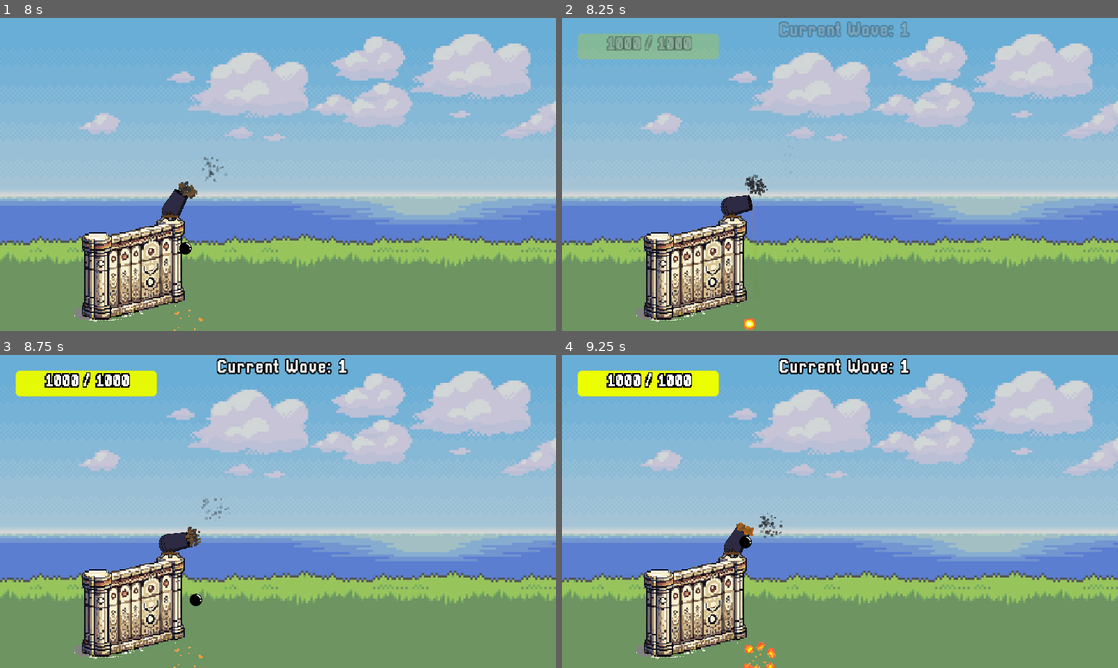
Above: before the commit, frames 1-4 (two rows, left to right).
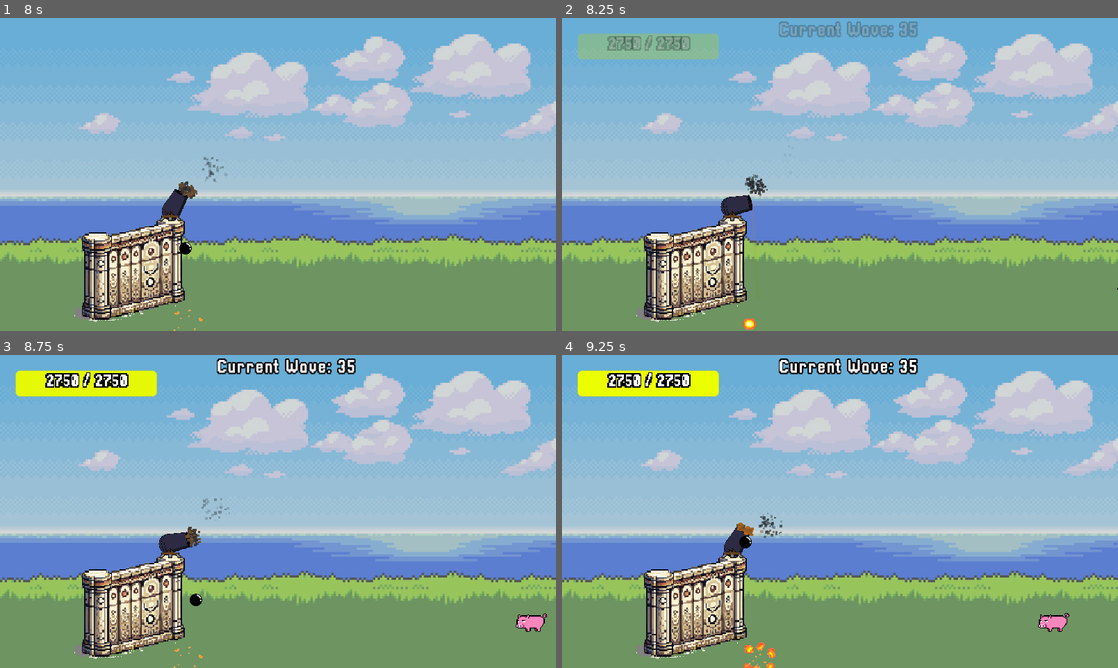
Above: after the commit, the same moments.

Repository: GabrFelps/Protect-LABIRAS
Game: Godot game, scene res://scenes/menu.tscn
Same seed, same stepped clock (60 frames per second), same inputs: the game is played once before the commit and once after it.
Inputs (mouse positions are in pixels of both pictures, inside the frame that each line leads up to):
- Up to frame 1 (8 s): move the mouse to (400, 158) at 0.52 s; click (400, 158) at 0.67 s; move the mouse to (166, 190) at 1.27 s; click (166, 190) at 1.42 s; move the mouse to (333, 105) at 2.02 s; click (333, 105) at 2.17 s; move the mouse to (250, 237) at 2.77 s; click (250, 237) at 2.92 s; click "START" at 3.5 s; click "START" at 4.25 s; move the mouse to (444, 221) at 5.02 s; click (444, 221) at 5.17 s; move the mouse to (111, 127) at 5.77 s; click (111, 127) at 5.92 s; move the mouse to (305, 174) at 6.52 s; click (305, 174) at 6.67 s; move the mouse to (194, 96) at 7.27 s; click (194, 96) at 7.42 s
- Up to frame 2 (8.25 s): move the mouse to (962, 158) at 8.02 s; click (962, 158) at 8.17 s
- Up to frame 3 (8.75 s): no input
- Up to frame 4 (9.25 s): move the mouse to (728, 527) at 8.77 s; click (728, 527) at 8.92 s

Frame 1 is identical in both runs. In frame 2, 0.4% of the frame differs, in the area x 8-100%, y 1-87%; in frame 3, 0.6%, in the area x 8-99%, y 1-89%; in frame 4, 0.6%.

Commit message:
feat: todos os sprites devidamente colocados dentro do jogo com suas colisôes

Diff:
--- a/game/scenes/enemies/agiota.tscn
+++ b/game/scenes/enemies/agiota.tscn
@@ -1,11 +1,66 @@
-[gd_scene load_steps=4 format=3 uid="uid://p146lm18vr6t"]
+[gd_scene load_steps=14 format=3 uid="uid://p146lm18vr6t"]
 
 [ext_resource type="Script" path="res://scripts/enemy.gd" id="1_l7l3k"]
 [ext_resource type="PackedScene" uid="uid://cd53iuowivrno" path="res://scenes/death_particle.tscn" id="2_mbe1m"]
+[ext_resource type="Texture2D" uid="uid://cmmjknx4xchgr" path="res://assets/Enemy/presidente.png" id="3_6bj6j"]
+[ext_resource type="PackedScene" uid="uid://bgd63dkfb34m0" path="res://scenes/enemy_hitbox.tscn" id="4_5xquv"]
+
+[sub_resource type="AtlasTexture" id="AtlasTexture_00y3w"]
+atlas = ExtResource("3_6bj6j")
+region = Rect2(0, 0, 64, 64)
+
+[sub_resource type="AtlasTexture" id="AtlasTexture_ptp86"]
+atlas = ExtResource("3_6bj6j")
+region = Rect2(64, 0, 64, 64)
+
+[sub_resource type="AtlasTexture" id="AtlasTexture_u4g6g"]
+atlas = ExtResource("3_6bj6j")
+region = Rect2(0, 64, 64, 64)
+
+[sub_resource type="AtlasTexture" id="AtlasTexture_w0nc4"]
+atlas = ExtResource("3_6bj6j")
+region = Rect2(64, 64, 64, 64)
+
+[sub_resource type="AtlasTexture" id="AtlasTexture_310d2"]
+atlas = ExtResource("3_6bj6j")
+region = Rect2(0, 128, 64, 64)
+
+[sub_resource type="AtlasTexture" id="AtlasTexture_0r3c6"]
+atlas = ExtResource("3_6bj6j")
+region = Rect2(64, 128, 64, 64)
+
+[sub_resource type="SpriteFrames" id="SpriteFrames_lvis4"]
+animations = [{
+"frames": [{
+"duration": 1.0,
+"texture": SubResource("AtlasTexture_00y3w")
+}, {
+"duration": 1.0,
+"texture": SubResource("AtlasTexture_ptp86")
+}, {
+"duration": 1.0,
+"texture": SubResource("AtlasTexture_u4g6g")
+}, {
+"duration": 1.0,
+"texture": SubResource("AtlasTexture_w0nc4")
+}, {
+"duration": 1.0,
+"texture": SubResource("AtlasTexture_310d2")
+}, {
+"duration": 1.0,
+"texture": SubResource("AtlasTexture_0r3c6")
+}],
+"loop": true,
+"name": &"default",
+"speed": 8.0
+}]
 
 [sub_resource type="CapsuleShape2D" id="CapsuleShape2D_0mweq"]
 radius = 2.48514
-height = 17.0933
+height = 8.42625
+
+[sub_resource type="CapsuleShape2D" id="CapsuleShape2D_4yqqm"]
+radius = 9.24091
 
 [node name="Enemy" type="CharacterBody2D"]
 collision_layer = 2
@@ -15,29 +70,19 @@
 deathParticle = ExtResource("2_mbe1m")
 my_key = "agiota"
 
-[node name="ColorRect" type="ColorRect" parent="."]
-offset_left = -15.0
-offset_top = -68.0
-offset_right = 10.0
-offset_bottom = 57.0
-
 [node name="Sprite" type="AnimatedSprite2D" parent="."]
 texture_filter = 1
 scale = Vector2(2, 2)
+sprite_frames = SubResource("SpriteFrames_lvis4")
 autoplay = "default"
-
-[node name="Hitbox" type="Area2D" parent="."]
-collision_layer = 0
-collision_mask = 4
-
-[node name="CollisionShape2D" type="CollisionShape2D" parent="Hitbox"]
+frame_progress = 0.332739
 
 [node name="Hurtbox" type="Area2D" parent="."]
 collision_layer = 2
 collision_mask = 0
 
 [node name="CollisionShape2D" type="CollisionShape2D" parent="Hurtbox"]
-position = Vector2(-5, -4)
+position = Vector2(-1, -2)
 scale = Vector2(8.04785, 8.30737)
 shape = SubResource("CapsuleShape2D_0mweq")
 
@@ -46,3 +91,12 @@
 offset_top = -117.0
 offset_right = 14.0
 offset_bottom = -94.0
+
+[node name="Hitbox" parent="." instance=ExtResource("4_5xquv")]
+
+[node name="CollisionShape2D" parent="Hitbox" index="0"]
+position = Vector2(-1, -2)
+scale = Vector2(2.59715, 2.59715)
+shape = SubResource("CapsuleShape2D_4yqqm")
+
+[editable path="Hitbox"]
--- a/game/scenes/enemies/amostradinho.tscn
+++ b/game/scenes/enemies/amostradinho.tscn
@@ -1,11 +1,70 @@
-[gd_scene load_steps=4 format=3 uid="uid://brmmcsijpjegk"]
+[gd_scene load_steps=14 format=3 uid="uid://brmmcsijpjegk"]
 
 [ext_resource type="Script" path="res://scripts/enemy.gd" id="1_3seoq"]
 [ext_resource type="PackedScene" uid="uid://cd53iuowivrno" path="res://scenes/death_particle.tscn" id="2_l2qie"]
+[ext_resource type="Texture2D" uid="uid://ch0j8dbg8cxwm" path="res://assets/Enemy/amostradinho.png" id="3_o6fhn"]
+[ext_resource type="PackedScene" uid="uid://bgd63dkfb34m0" path="res://scenes/enemy_hitbox.tscn" id="4_hrqvh"]
+
+[sub_resource type="AtlasTexture" id="AtlasTexture_jnokl"]
+atlas = ExtResource("3_o6fhn")
+region = Rect2(0, 0, 128, 128)
+
+[sub_resource type="AtlasTexture" id="AtlasTexture_lopjb"]
+atlas = ExtResource("3_o6fhn")
+region = Rect2(128, 0, 128, 128)
+
+[sub_resource type="AtlasTexture" id="AtlasTexture_fdchf"]
+atlas = ExtResource("3_o6fhn")
+region = Rect2(0, 128, 128, 128)
+
+[sub_resource type="AtlasTexture" id="AtlasTexture_8r20m"]
+atlas = ExtResource("3_o6fhn")
+region = Rect2(128, 128, 128, 128)
+
+[sub_resource type="AtlasTexture" id="AtlasTexture_2j3xf"]
+atlas = ExtResource("3_o6fhn")
+region = Rect2(0, 256, 128, 128)
+
+[sub_resource type="AtlasTexture" id="AtlasTexture_mig3c"]
+atlas = ExtResource("3_o6fhn")
+region = Rect2(128, 256, 128, 128)
+
+[sub_resource type="SpriteFrames" id="SpriteFrames_aywlj"]
+animations = [{
+"frames": [{
+"duration": 1.0,
+"texture": SubResource("AtlasTexture_jnokl")
+}, {
+"duration": 1.0,
+"texture": SubResource("AtlasTexture_lopjb")
+}, {
+"duration": 1.0,
+"texture": SubResource("AtlasTexture_fdchf")
+}, {
+"duration": 1.0,
+"texture": SubResource("AtlasTexture_8r20m")
+}, {
+"duration": 1.0,
+"texture": SubResource("AtlasTexture_2j3xf")
+}, {
+"duration": 1.0,
+"texture": SubResource("AtlasTexture_mig3c")
+}, {
+"duration": 1.0,
+"texture": SubResource("AtlasTexture_lopjb")
+}],
+"loop": true,
+"name": &"default",
+"speed": 5.0
+}]
 
 [sub_resource type="CapsuleShape2D" id="CapsuleShape2D_0mweq"]
-radius = 2.48514
-height = 17.0933
+radius = 3.10642
+height = 16.0047
+
+[sub_resource type="CapsuleShape2D" id="CapsuleShape2D_ol7t7"]
+radius = 28.9549
+height = 139.045
 
 [node name="Enemy" type="CharacterBody2D"]
 collision_layer = 2
@@ -15,29 +74,21 @@
 deathParticle = ExtResource("2_l2qie")
 my_key = "amostradinho"
 
-[node name="ColorRect" type="ColorRect" parent="."]
-offset_left = -15.0
-offset_top = -68.0
-offset_right = 10.0
-offset_bottom = 57.0
-
 [node name="Sprite" type="AnimatedSprite2D" parent="."]
 texture_filter = 1
-scale = Vector2(2, 2)
+position = Vector2(8, 3)
+scale = Vector2(1.3446, 1.3446)
+sprite_frames = SubResource("SpriteFrames_aywlj")
 autoplay = "default"
-
-[node name="Hitbox" type="Area2D" parent="."]
-collision_layer = 0
-collision_mask = 4
-
-[node name="CollisionShape2D" type="CollisionShape2D" parent="Hitbox"]
+frame_progress = 0.0137444
 
 [node name="Hurtbox" type="Area2D" parent="."]
 collision_layer = 2
 collision_mask = 0
 
 [node name="CollisionShape2D" type="CollisionShape2D" parent="Hurtbox"]
-position = Vector2(-5, -4)
+position = Vector2(-2, -3)
+rotation = -0.357334
 scale = Vector2(8.04785, 8.30737)
 shape = SubResource("CapsuleShape2D_0mweq")
 
@@ -46,3 +97,12 @@
 offset_top = -117.0
 offset_right = 14.0
 offset_bottom = -94.0
+
+[node name="Hitbox" parent="." instance=ExtResource("4_hrqvh")]
+
+[node name="CollisionShape2D" parent="Hitbox" index="0"]
+position = Vector2(-1, -3)
+rotation = -0.375051
+shape = SubResource("CapsuleShape2D_ol7t7")
+
+[editable path="Hitbox"]
--- a/game/scenes/enemies/carteira.tscn
+++ b/game/scenes/enemies/carteira.tscn
@@ -1,11 +1,65 @@
-[gd_scene load_steps=4 format=3 uid="uid://brloq216b8fra"]
+[gd_scene load_steps=14 format=3 uid="uid://brloq216b8fra"]
 
 [ext_resource type="Script" path="res://scripts/enemy.gd" id="1_51s53"]
 [ext_resource type="PackedScene" uid="uid://cd53iuowivrno" path="res://scenes/death_particle.tscn" id="2_fdy04"]
+[ext_resource type="Texture2D" uid="uid://ckl2c8pcmhw45" path="res://assets/Enemy/carteira_de_trabalho.png" id="3_ghol5"]
+[ext_resource type="PackedScene" uid="uid://bgd63dkfb34m0" path="res://scenes/enemy_hitbox.tscn" id="4_payai"]
 
-[sub_resource type="CapsuleShape2D" id="CapsuleShape2D_0mweq"]
-radius = 2.48514
-height = 17.0933
+[sub_resource type="AtlasTexture" id="AtlasTexture_w2hah"]
+atlas = ExtResource("3_ghol5")
+region = Rect2(0, 0, 64, 64)
+
+[sub_resource type="AtlasTexture" id="AtlasTexture_fxr0c"]
+atlas = ExtResource("3_ghol5")
+region = Rect2(64, 0, 64, 64)
+
+[sub_resource type="AtlasTexture" id="AtlasTexture_qpxy6"]
+atlas = ExtResource("3_ghol5")
+region = Rect2(0, 64, 64, 64)
+
+[sub_resource type="AtlasTexture" id="AtlasTexture_338ja"]
+atlas = ExtResource("3_ghol5")
+region = Rect2(64, 64, 64, 64)
+
+[sub_resource type="AtlasTexture" id="AtlasTexture_0h4u8"]
+atlas = ExtResource("3_ghol5")
+region = Rect2(0, 128, 64, 64)
+
+[sub_resource type="AtlasTexture" id="AtlasTexture_2yy5u"]
+atlas = ExtResource("3_ghol5")
+region = Rect2(64, 128, 64, 64)
+
+[sub_resource type="SpriteFrames" id="SpriteFrames_ftsnh"]
+animations = [{
+"frames": [{
+"duration": 1.0,
+"texture": SubResource("AtlasTexture_w2hah")
+}, {
+"duration": 1.0,
+"texture": SubResource("AtlasTexture_fxr0c")
+}, {
+"duration": 1.0,
+"texture": SubResource("AtlasTexture_qpxy6")
+}, {
+"duration": 1.0,
+"texture": SubResource("AtlasTexture_338ja")
+}, {
+"duration": 1.0,
+"texture": SubResource("AtlasTexture_0h4u8")
+}, {
+"duration": 1.0,
+"texture": SubResource("AtlasTexture_2yy5u")
+}],
+"loop": true,
+"name": &"default",
+"speed": 10.0
+}]
+
+[sub_resource type="RectangleShape2D" id="RectangleShape2D_wknxk"]
+size = Vector2(9.81629, 12.6394)
+
+[sub_resource type="RectangleShape2D" id="RectangleShape2D_nbrjq"]
+size = Vector2(16.0522, 20)
 
 [node name="Enemy" type="CharacterBody2D"]
 collision_layer = 2
@@ -15,34 +69,33 @@
 deathParticle = ExtResource("2_fdy04")
 my_key = "carteira"
 
-[node name="ColorRect" type="ColorRect" parent="."]
-offset_left = -15.0
-offset_top = -68.0
-offset_right = 10.0
-offset_bottom = 57.0
-
 [node name="Sprite" type="AnimatedSprite2D" parent="."]
 texture_filter = 1
 scale = Vector2(2, 2)
+sprite_frames = SubResource("SpriteFrames_ftsnh")
 autoplay = "default"
-
-[node name="Hitbox" type="Area2D" parent="."]
-collision_layer = 0
-collision_mask = 4
-
-[node name="CollisionShape2D" type="CollisionShape2D" parent="Hitbox"]
+frame_progress = 0.633417
 
 [node name="Hurtbox" type="Area2D" parent="."]
 collision_layer = 2
 collision_mask = 0
 
 [node name="CollisionShape2D" type="CollisionShape2D" parent="Hurtbox"]
-position = Vector2(-5, -4)
+position = Vector2(-2.5, -0.500001)
 scale = Vector2(8.04785, 8.30737)
-shape = SubResource("CapsuleShape2D_0mweq")
+shape = SubResource("RectangleShape2D_wknxk")
 
 [node name="Label" type="Label" parent="."]
 offset_left = -26.0
 offset_top = -117.0
 offset_right = 14.0
 offset_bottom = -94.0
+
+[node name="Hitbox" parent="." instance=ExtResource("4_payai")]
+
+[node name="CollisionShape2D" parent="Hitbox" index="0"]
+position = Vector2(-1, 0)
+scale = Vector2(5.85588, 5.85588)
+shape = SubResource("RectangleShape2D_nbrjq")
+
+[editable path="Hitbox"]
--- a/game/scenes/enemies/corrupto.tscn
+++ b/game/scenes/enemies/corrupto.tscn
@@ -1,11 +1,67 @@
-[gd_scene load_steps=4 format=3 uid="uid://bk11gw05p2oek"]
+[gd_scene load_steps=14 format=3 uid="uid://bk11gw05p2oek"]
 
 [ext_resource type="Script" path="res://scripts/enemy.gd" id="1_ilq8d"]
 [ext_resource type="PackedScene" uid="uid://cd53iuowivrno" path="res://scenes/death_particle.tscn" id="2_tdr6l"]
+[ext_resource type="Texture2D" uid="uid://cmmjknx4xchgr" path="res://assets/Enemy/presidente.png" id="3_oqrae"]
+[ext_resource type="PackedScene" uid="uid://bgd63dkfb34m0" path="res://scenes/enemy_hitbox.tscn" id="4_d833k"]
+
+[sub_resource type="AtlasTexture" id="AtlasTexture_b1e4a"]
+atlas = ExtResource("3_oqrae")
+region = Rect2(0, 0, 64, 64)
+
+[sub_resource type="AtlasTexture" id="AtlasTexture_n4yio"]
+atlas = ExtResource("3_oqrae")
+region = Rect2(64, 0, 64, 64)
+
+[sub_resource type="AtlasTexture" id="AtlasTexture_yoxvw"]
+atlas = ExtResource("3_oqrae")
+region = Rect2(0, 64, 64, 64)
+
+[sub_resource type="AtlasTexture" id="AtlasTexture_vrlxe"]
+atlas = ExtResource("3_oqrae")
+region = Rect2(64, 64, 64, 64)
+
+[sub_resource type="AtlasTexture" id="AtlasTexture_axf1y"]
+atlas = ExtResource("3_oqrae")
+region = Rect2(0, 128, 64, 64)
+
+[sub_resource type="AtlasTexture" id="AtlasTexture_cuner"]
+atlas = ExtResource("3_oqrae")
+region = Rect2(64, 128, 64, 64)
+
+[sub_resource type="SpriteFrames" id="SpriteFrames_dl34t"]
+animations = [{
+"frames": [{
+"duration": 1.0,
+"texture": SubResource("AtlasTexture_b1e4a")
+}, {
+"duration": 1.0,
+"texture": SubResource("AtlasTexture_n4yio")
+}, {
+"duration": 1.0,
+"texture": SubResource("AtlasTexture_yoxvw")
+}, {
+"duration": 1.0,
+"texture": SubResource("AtlasTexture_vrlxe")
+}, {
+"duration": 1.0,
+"texture": SubResource("AtlasTexture_axf1y")
+}, {
+"duration": 1.0,
+"texture": SubResource("AtlasTexture_cuner")
+}],
+"loop": true,
+"name": &"default",
+"speed": 9.0
+}]
 
 [sub_resource type="CapsuleShape2D" id="CapsuleShape2D_0mweq"]
 radius = 2.48514
-height = 17.0933
+height = 8.667
+
+[sub_resource type="CapsuleShape2D" id="CapsuleShape2D_3fhil"]
+radius = 7.21987
+height = 24.9414
 
 [node name="Enemy" type="CharacterBody2D"]
 collision_layer = 2
@@ -15,29 +71,19 @@
 deathParticle = ExtResource("2_tdr6l")
 my_key = "corrupto"
 
-[node name="ColorRect" type="ColorRect" parent="."]
-offset_left = -15.0
-offset_top = -68.0
-offset_right = 10.0
-offset_bottom = 57.0
-
 [node name="Sprite" type="AnimatedSprite2D" parent="."]
 texture_filter = 1
 scale = Vector2(2, 2)
+sprite_frames = SubResource("SpriteFrames_dl34t")
 autoplay = "default"
-
-[node name="Hitbox" type="Area2D" parent="."]
-collision_layer = 0
-collision_mask = 4
-
-[node name="CollisionShape2D" type="CollisionShape2D" parent="Hitbox"]
+frame_progress = 0.121698
 
 [node name="Hurtbox" type="Area2D" parent="."]
 collision_layer = 2
 collision_mask = 0
 
 [node name="CollisionShape2D" type="CollisionShape2D" parent="Hurtbox"]
-position = Vector2(-5, -4)
+position = Vector2(-2, -4)
 scale = Vector2(8.04785, 8.30737)
 shape = SubResource("CapsuleShape2D_0mweq")
 
@@ -46,3 +92,12 @@
 offset_top = -117.0
 offset_right = 14.0
 offset_bottom = -94.0
+
+[node name="Hitbox" parent="." instance=ExtResource("4_d833k")]
+
+[node name="CollisionShape2D" parent="Hitbox" index="0"]
+position = Vector2(-2, -4)
+scale = Vector2(3.04715, 3.04715)
+shape = SubResource("CapsuleShape2D_3fhil")
+
+[editable path="Hitbox"]
--- a/game/scenes/enemies/covid20.tscn
+++ b/game/scenes/enemies/covid20.tscn
@@ -1,11 +1,78 @@
-[gd_scene load_steps=4 format=3 uid="uid://cgjth652j1i5"]
+[gd_scene load_steps=16 format=3 uid="uid://cgjth652j1i5"]
 
 [ext_resource type="Script" path="res://scripts/enemy.gd" id="1_5djt2"]
 [ext_resource type="PackedScene" uid="uid://cd53iuowivrno" path="res://scenes/death_particle.tscn" id="2_bykrk"]
+[ext_resource type="Texture2D" uid="uid://bggk6oqbs51f5" path="res://assets/Enemy/corona.png" id="3_vied6"]
+[ext_resource type="PackedScene" uid="uid://bgd63dkfb34m0" path="res://scenes/enemy_hitbox.tscn" id="4_v78ur"]
 
-[sub_resource type="CapsuleShape2D" id="CapsuleShape2D_0mweq"]
-radius = 2.48514
-height = 17.0933
+[sub_resource type="AtlasTexture" id="AtlasTexture_hl3m5"]
+atlas = ExtResource("3_vied6")
+region = Rect2(0, 0, 64, 64)
+
+[sub_resource type="AtlasTexture" id="AtlasTexture_dpetp"]
+atlas = ExtResource("3_vied6")
+region = Rect2(64, 0, 64, 64)
+
+[sub_resource type="AtlasTexture" id="AtlasTexture_wag8p"]
+atlas = ExtResource("3_vied6")
+region = Rect2(128, 0, 64, 64)
+
+[sub_resource type="AtlasTexture" id="AtlasTexture_1w4xu"]
+atlas = ExtResource("3_vied6")
+region = Rect2(0, 64, 64, 64)
+
+[sub_resource type="AtlasTexture" id="AtlasTexture_q1sid"]
+atlas = ExtResource("3_vied6")
+region = Rect2(64, 64, 64, 64)
+
+[sub_resource type="AtlasTexture" id="AtlasTexture_nxnj3"]
+atlas = ExtResource("3_vied6")
+region = Rect2(128, 64, 64, 64)
+
+[sub_resource type="AtlasTexture" id="AtlasTexture_xcwo0"]
+atlas = ExtResource("3_vied6")
+region = Rect2(0, 128, 64, 64)
+
+[sub_resource type="AtlasTexture" id="AtlasTexture_bcyd8"]
+atlas = ExtResource("3_vied6")
+region = Rect2(64, 128, 64, 64)
+
+[sub_resource type="SpriteFrames" id="SpriteFrames_m8e8v"]
+animations = [{
+"frames": [{
+"duration": 1.0,
+"texture": SubResource("AtlasTexture_hl3m5")
+}, {
+"duration": 1.0,
+"texture": SubResource("AtlasTexture_dpetp")
+}, {
+"duration": 1.0,
+"texture": SubResource("AtlasTexture_wag8p")
+}, {
+"duration": 1.0,
+"texture": SubResource("AtlasTexture_1w4xu")
+}, {
+"duration": 1.0,
+"texture": SubResource("AtlasTexture_q1sid")
+}, {
+"duration": 1.0,
+"texture": SubResource("AtlasTexture_nxnj3")
+}, {
+"duration": 1.0,
+"texture": SubResource("AtlasTexture_xcwo0")
+}, {
+"duration": 1.0,
+"texture": SubResource("AtlasTexture_bcyd8")
+}],
+"loop": true,
+"name": &"default",
+"speed": 5.0
+}]
+
+[sub_resource type="CircleShape2D" id="CircleShape2D_dnj58"]
+radius = 5.10731
+
+[sub_resource type="CircleShape2D" id="CircleShape2D_d4n5v"]
 
 [node name="Enemy" type="CharacterBody2D"]
 collision_layer = 2
@@ -15,34 +82,33 @@
 deathParticle = ExtResource("2_bykrk")
 my_key = "covid20"
 
-[node name="ColorRect" type="ColorRect" parent="."]
-offset_left = -15.0
-offset_top = -68.0
-offset_right = 10.0
-offset_bottom = 57.0
-
 [node name="Sprite" type="AnimatedSprite2D" parent="."]
 texture_filter = 1
 scale = Vector2(2, 2)
+sprite_frames = SubResource("SpriteFrames_m8e8v")
 autoplay = "default"
-
-[node name="Hitbox" type="Area2D" parent="."]
-collision_layer = 0
-collision_mask = 4
-
-[node name="CollisionShape2D" type="CollisionShape2D" parent="Hitbox"]
+frame_progress = 0.758035
 
 [node name="Hurtbox" type="Area2D" parent="."]
 collision_layer = 2
 collision_mask = 0
 
 [node name="CollisionShape2D" type="CollisionShape2D" parent="Hurtbox"]
-position = Vector2(-5, -4)
+position = Vector2(-2, 3)
 scale = Vector2(8.04785, 8.30737)
-shape = SubResource("CapsuleShape2D_0mweq")
+shape = SubResource("CircleShape2D_dnj58")
 
 [node name="Label" type="Label" parent="."]
 offset_left = -26.0
 offset_top = -117.0
 offset_right = 14.0
 offset_bottom = -94.0
+
+[node name="Hitbox" parent="." instance=ExtResource("4_v78ur")]
+
+[node name="CollisionShape2D" parent="Hitbox" index="0"]
+position = Vector2(-2, 4)
+scale = Vector2(4.68618, 4.68618)
+shape = SubResource("CircleShape2D_d4n5v")
+
+[editable path="Hitbox"]
--- a/game/scenes/enemies/homemdascavernas.tscn
+++ b/game/scenes/enemies/homemdascavernas.tscn
@@ -1,11 +1,136 @@
-[gd_scene load_steps=4 format=3 uid="uid://rhn7clnh8i4f"]
+[gd_scene load_steps=24 format=3 uid="uid://rhn7clnh8i4f"]
 
 [ext_resource type="Script" path="res://scripts/enemy.gd" id="1_b4ro6"]
 [ext_resource type="PackedScene" uid="uid://cd53iuowivrno" path="res://scenes/death_particle.tscn" id="2_8ir0b"]
+[ext_resource type="Texture2D" uid="uid://j1rt6g6ycrcl" path="res://assets/Enemy/spritesheet_caveman.png" id="3_qfaso"]
+[ext_resource type="PackedScene" uid="uid://bgd63dkfb34m0" path="res://scenes/enemy_hitbox.tscn" id="4_8ryp6"]
+
+[sub_resource type="AtlasTexture" id="AtlasTexture_qkpao"]
+atlas = ExtResource("3_qfaso")
+region = Rect2(0, 0, 64, 64)
+
+[sub_resource type="AtlasTexture" id="AtlasTexture_48kpn"]
+atlas = ExtResource("3_qfaso")
+region = Rect2(64, 0, 64, 64)
+
+[sub_resource type="AtlasTexture" id="AtlasTexture_oinw6"]
+atlas = ExtResource("3_qfaso")
+region = Rect2(128, 0, 64, 64)
+
+[sub_resource type="AtlasTexture" id="AtlasTexture_wvpcm"]
+atlas = ExtResource("3_qfaso")
+region = Rect2(192, 0, 64, 64)
+
+[sub_resource type="AtlasTexture" id="AtlasTexture_638gn"]
+atlas = ExtResource("3_qfaso")
+region = Rect2(0, 64, 64, 64)
+
+[sub_resource type="AtlasTexture" id="AtlasTexture_oqpei"]
+atlas = ExtResource("3_qfaso")
+region = Rect2(64, 64, 64, 64)
+
+[sub_resource type="AtlasTexture" id="AtlasTexture_fal6v"]
+atlas = ExtResource("3_qfaso")
+region = Rect2(128, 64, 64, 64)
+
+[sub_resource type="AtlasTexture" id="AtlasTexture_erbt8"]
+atlas = ExtResource("3_qfaso")
+region = Rect2(192, 64, 64, 64)
+
+[sub_resource type="AtlasTexture" id="AtlasTexture_1r4qb"]
+atlas = ExtResource("3_qfaso")
+region = Rect2(0, 128, 64, 64)
+
+[sub_resource type="AtlasTexture" id="AtlasTexture_qq2k8"]
+atlas = ExtResource("3_qfaso")
+region = Rect2(64, 128, 64, 64)
+
+[sub_resource type="AtlasTexture" id="AtlasTexture_hpavj"]
+atlas = ExtResource("3_qfaso")
+region = Rect2(128, 128, 64, 64)
+
+[sub_resource type="AtlasTexture" id="AtlasTexture_obnqo"]
+atlas = ExtResource("3_qfaso")
+region = Rect2(192, 128, 64, 64)
+
+[sub_resource type="AtlasTexture" id="AtlasTexture_0a4st"]
+atlas = ExtResource("3_qfaso")
+region = Rect2(0, 192, 64, 64)
+
+[sub_resource type="AtlasTexture" id="AtlasTexture_yew2w"]
+atlas = ExtResource("3_qfaso")
+region = Rect2(64, 192, 64, 64)
+
+[sub_resource type="AtlasTexture" id="AtlasTexture_qgvkv"]
+atlas = ExtResource("3_qfaso")
+region = Rect2(128, 192, 64, 64)
+
+[sub_resource type="AtlasTexture" id="AtlasTexture_quluq"]
+atlas = ExtResource("3_qfaso")
+region = Rect2(192, 192, 64, 64)
+
+[sub_resource type="SpriteFrames" id="SpriteFrames_unyq3"]
+animations = [{
+"frames": [{
+"duration": 1.0,
+"texture": SubResource("AtlasTexture_qkpao")
+}, {
+"duration": 1.0,
+"texture": SubResource("AtlasTexture_48kpn")
+}, {
+"duration": 1.0,
+"texture": SubResource("AtlasTexture_oinw6")
+}, {
+"duration": 1.0,
+"texture": SubResource("AtlasTexture_wvpcm")
+}, {
+"duration": 1.0,
+"texture": SubResource("AtlasTexture_638gn")
+}, {
+"duration": 1.0,
+"texture": SubResource("AtlasTexture_oqpei")
+}, {
+"duration": 1.0,
+"texture": SubResource("AtlasTexture_fal6v")
+}, {
+"duration": 1.0,
+"texture": SubResource("AtlasTexture_erbt8")
+}, {
+"duration": 1.0,
+"texture": SubResource("AtlasTexture_1r4qb")
+}, {
+"duration": 1.0,
+"texture": SubResource("AtlasTexture_qq2k8")
+}, {
+"duration": 1.0,
+"texture": SubResource("AtlasTexture_hpavj")
+}, {
+"duration": 1.0,
+"texture": SubResource("AtlasTexture_obnqo")
+}, {
+"duration": 1.0,
+"texture": SubResource("AtlasTexture_0a4st")
+}, {
+"duration": 1.0,
+"texture": SubResource("AtlasTexture_yew2w")
+}, {
+"duration": 1.0,
+"texture": SubResource("AtlasTexture_qgvkv")
+}, {
+"duration": 1.0,
+"texture": SubResource("AtlasTexture_quluq")
+}],
+"loop": true,
+"name": &"default",
+"speed": 10.0
+}]
 
 [sub_resource type="CapsuleShape2D" id="CapsuleShape2D_0mweq"]
-radius = 2.48514
-height = 17.0933
+radius = 4.47324
+height = 15.1673
+
+[sub_resource type="CapsuleShape2D" id="CapsuleShape2D_54haf"]
+radius = 9.73426
 
 [node name="Enemy" type="CharacterBody2D"]
 collision_layer = 2
@@ -15,29 +140,19 @@
 deathParticle = ExtResource("2_8ir0b")
 my_key = "homemdascavernas"
 
-[node name="ColorRect" type="ColorRect" parent="."]
-offset_left = -15.0
-offset_top = -68.0
-offset_right = 10.0
-offset_bottom = 57.0
-
 [node name="Sprite" type="AnimatedSprite2D" parent="."]
 texture_filter = 1
-scale = Vector2(2, 2)
+scale = Vector2(3.21076, 3.21076)
+sprite_frames = SubResource("SpriteFrames_unyq3")
 autoplay = "default"
-
-[node name="Hitbox" type="Area2D" parent="."]
-collision_layer = 0
-collision_mask = 4
-
-[node name="CollisionShape2D" type="CollisionShape2D" parent="Hitbox"]
+frame_progress = 0.783215
 
 [node name="Hurtbox" type="Area2D" parent="."]
 collision_layer = 2
 collision_mask = 0
 
 [node name="CollisionShape2D" type="CollisionShape2D" parent="Hurtbox"]
-position = Vector2(-5, -4)
+position = Vector2(-1, -1)
 scale = Vector2(8.04785, 8.30737)
 shape = SubResource("CapsuleShape2D_0mweq")
 
@@ -46,3 +161,12 @@
 offset_top = -117.0
 offset_right = 14.0
 offset_bottom = -94.0
+
+[node name="Hitbox" parent="." instance=ExtResource("4_8ryp6")]
+
+[node name="CollisionShape2D" parent="Hitbox" index="0"]
+position = Vector2(-2, 1)
+scale = Vector2(4.41739, 4.41739)
+shape = SubResource("CapsuleShape2D_54haf")
+
+[editable path="Hitbox"]
--- a/game/scenes/enemies/porco.tscn
+++ b/game/scenes/enemies/porco.tscn
@@ -45,6 +45,7 @@
 shape = SubResource("CapsuleShape2D_0mweq")
 
 [node name="Label" type="Label" parent="."]
+visible = false
 offset_left = -20.0
 offset_top = -97.0
 offset_right = 20.0
--- a/game/scenes/world.tscn
+++ b/game/scenes/world.tscn
@@ -20,7 +20,7 @@
 corner_radius_bottom_right = 5
 corner_radius_bottom_left = 5
 
-[node name="World" type="Node2D"]
+[node name="World2" type="Node2D"]
 script = ExtResource("1_dmpuy")
 
 [node name="Wall" parent="." instance=ExtResource("2_7jij6")]
--- a/game/scripts/enemy.gd
+++ b/game/scripts/enemy.gd
@@ -18,7 +18,8 @@
 	wave_min = int(Global.enemy_db.get(my_key).get("wave_min"));
 	Global.enemyNode = self;
 	initialize();
-	velocity.x = -SPEED;
+	label.visible = false;
+	velocity.x = -SPEED**2.14;
 	health = MAX_HEALTH;
 	label.text = my_key +"\nmax health: " + str(MAX_HEALTH);
 
--- a/game/scripts/explosion.gd
+++ b/game/scripts/explosion.gd
@@ -19,7 +19,7 @@
 func _on_area_entered(area):
 	var _attack = Attack.new();
 	# pega o dano do canhão
-	_attack.attack_damage = get_node("/root/World/Cannon").damage;
+	_attack.attack_damage = get_parent().get_node("Cannon").damage;
 
 	# danifica o inimigo atingido, passando um objeto do tipo Attack
 	if area.get_parent().has_method("take_damage"):
--- a/game/scripts/singletons/Global.gd
+++ b/game/scripts/singletons/Global.gd
@@ -36,7 +36,7 @@
 
 ## função para restaurar as propiedades do jogo
 func restore_properties_game() -> void:
-	current_wave = 1;
+	current_wave = 35;
 	max_enemy_per_wave = int(base_number_enemies * (1.08 ** current_wave));
 	enemies_already_instatiated = 0;
 	dead_enemies_in_wave = 0;
--- a/game/scripts/wall.gd
+++ b/game/scripts/wall.gd
@@ -8,6 +8,7 @@
 
 func _ready():
 	Global.update_game_properties.connect(update_max_health);
+	Global.wave_changed.connect(restore_health);
 	update_max_health();
 	health = MAX_HEALTH;
 	update_health_label();
Not shown, added: game/assets/Enemy/amostradinho.png.import
